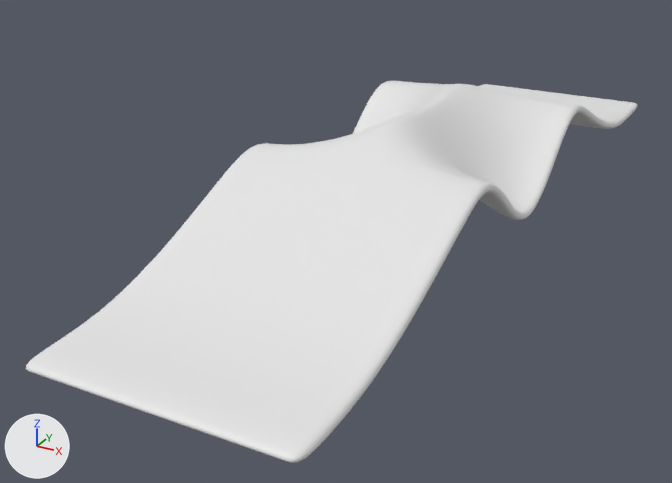
What one commit did to the Blender file Content/Assets/Tron_WibbleWobbly.blend.
Rendered twice from a camera (50 mm lens) standing at (36.8, -40.3, 35.4) and looking at (-6.3, 38.1, -3.8). Lighting does not change. The marker at lower left points along +X, +Y and +Z. The same objects are shown in both versions, whatever each file hides.

Before the edit, the objects in view are built like this:
```python
me_plane_002 = bpy.data.meshes.new('Plane.002')
me_plane_002.from_pydata(...)  # 484 vertices, 441 faces; spans x -12.0..12.0, y 0.0..96.0, z 0.0..10.3
me_plane_002.polygons.foreach_set('use_smooth', [True] * 441)
ob_middlepintch = bpy.data.objects.new('MiddlePintch', me_plane_002)
ob_middlepintch.location = (0.0, 0.0, 0.0)
_m = ob_middlepintch.modifiers.new('Solidify', 'SOLIDIFY')
_m.thickness = 1.0
_m.nonmanifold_thickness_mode = 'FIXED'
_m.nonmanifold_merge_threshold = 0.0003
_m = ob_middlepintch.modifiers.new('Subdivision', 'SUBSURF')
_m.levels = 2
```
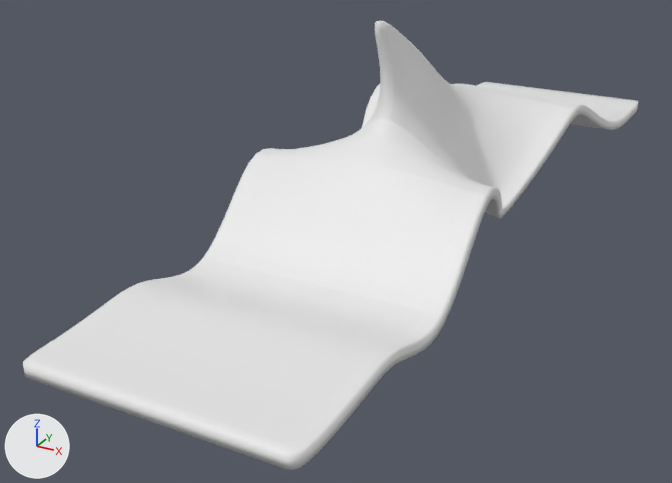
What differs and where, as boxes [x1, y1, x2, y2] in the pictures (672 x 483 px; the box of a moved part takes in the faces that stretch with it):
'MiddlePintch', reshaped, modifiers changed (17% taller): before [26, 81, 638, 463]; after [23, 21, 638, 470]
part 1 of me_plane_002, moved or reshaped: before [103, 83, 576, 389]; after [101, 21, 576, 395]

The change, as a list of edits to the scene's bpy script:
```text
Change me_plane_002:
    used by ob_middlepintch; location = (0.0, 0.0, 0.0)
    remove me_plane_002.from_pydata(...)  # 484 vertices, 441 faces; spans x -12.0..12.0, y 0.0..96.0, z 0.0..10.3
    add me_plane_002.from_pydata(...)  # 484 vertices, 441 faces; spans x -12.0..12.0, y 0.0..96.0, z -1.5..23.8
    me_plane_002 part 1: 188 of 484 vertices moved; they spanned x -12.0..12.0, y 13.7..54.9, z 0.0..10.1 and now span x -12.0..12.0, y 13.7..54.8, z -1.5..23.8; mean shift (0.0, -0.1, -1.5); largest move (-0.6, 45.7, 9.7) -> (-0.6, 30.7, 23.8)
Change ob_middlepintch:
    add _m = ob_middlepintch.modifiers.new('Subdivision', 'SUBSURF')
    add _m.levels = 2
    remove _m = ob_middlepintch.modifiers.new('Subdivision', 'SUBSURF')
    remove _m.levels = 2
```
